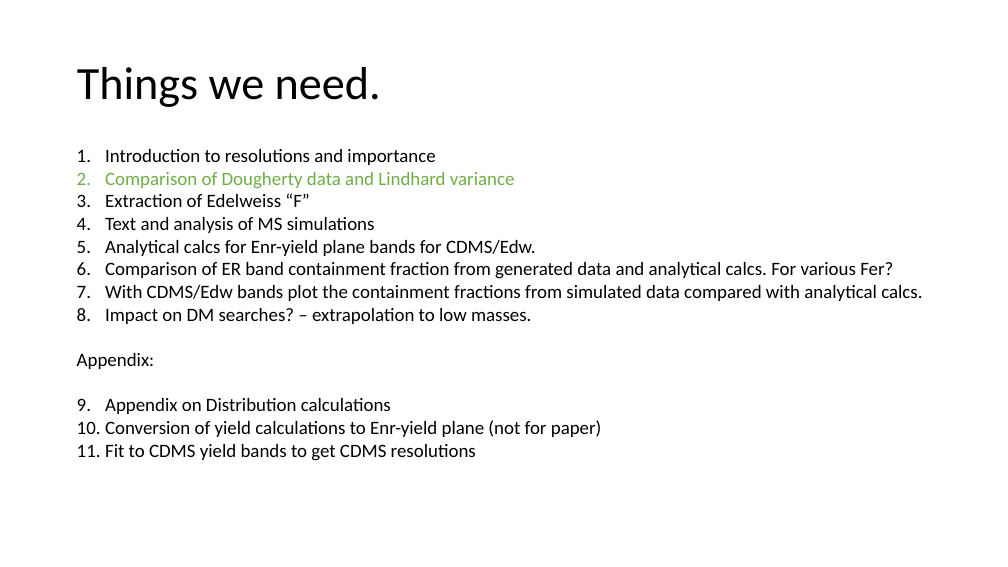
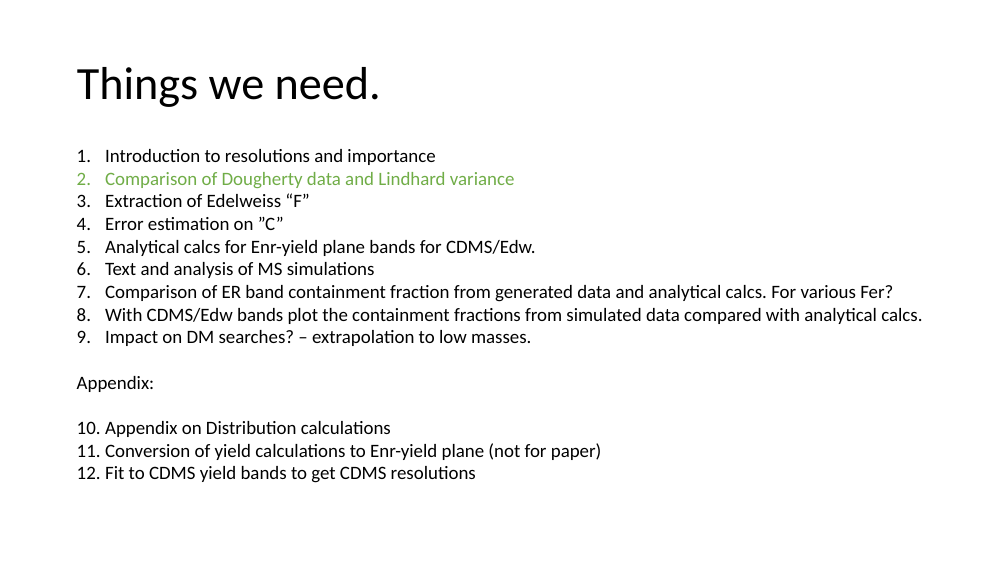
Before and after one commit to villaa/nrFano_Constraint, a slide deck: slide 3 of notes/anthony/nrFanoPaper_logic.pptx. Drawn at 1008x567 pixels with LibreOffice and Linux fonts; fonts in the diff are those of the drawing. Boxes give left, top, right and bottom in pixels: in the first picture for what was removed or moved away, otherwise in the second. Text is boxed around its words. In the diff, an @@ line names an element or a change of style, - is before the commit and + after.

```diff
--- a/notes/anthony/nrFanoPaper_logic.pptx
+++ b/notes/anthony/nrFanoPaper_logic.pptx
@@ text at <box>105,217,536,256</box>: paragraphs added @@
+4. Error estimation on ”C”
+5. Analytical calcs for Enr-yield plane bands for CDMS/Edw.
```
Also in this commit, not shown: 1 slide added.
